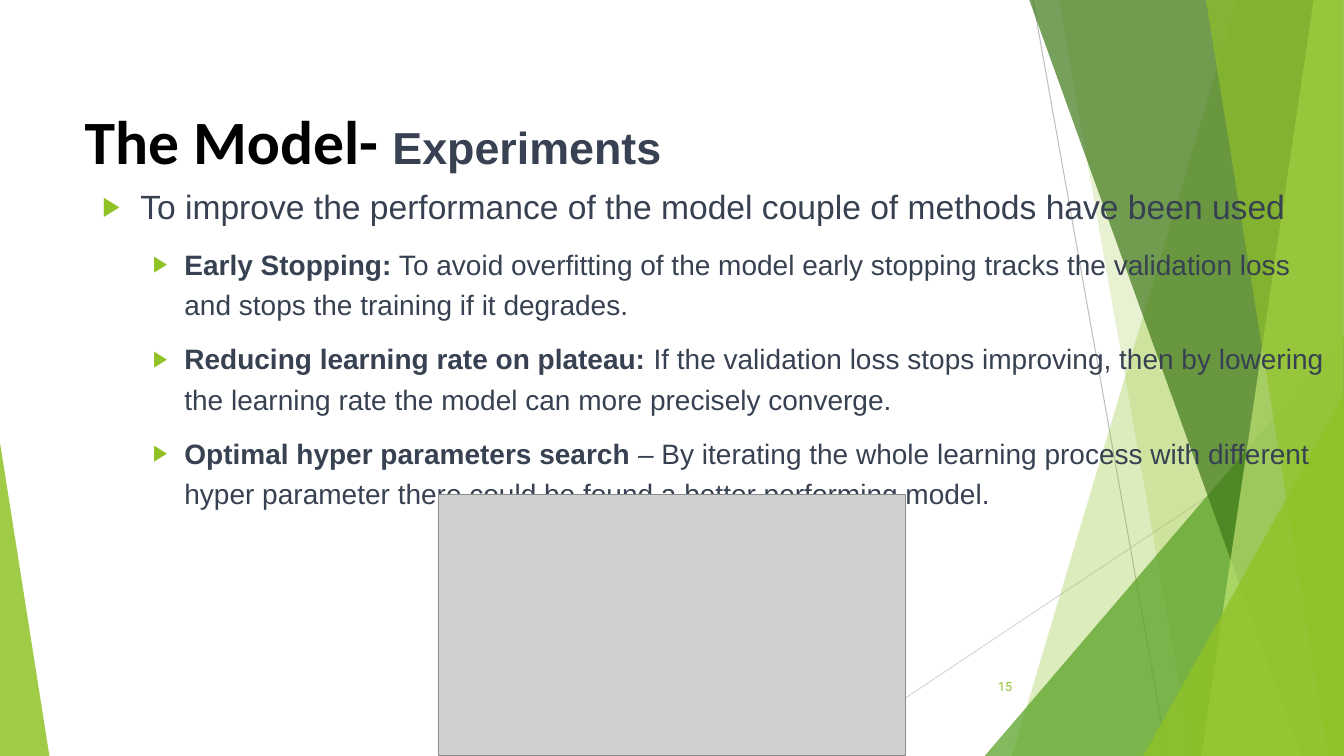
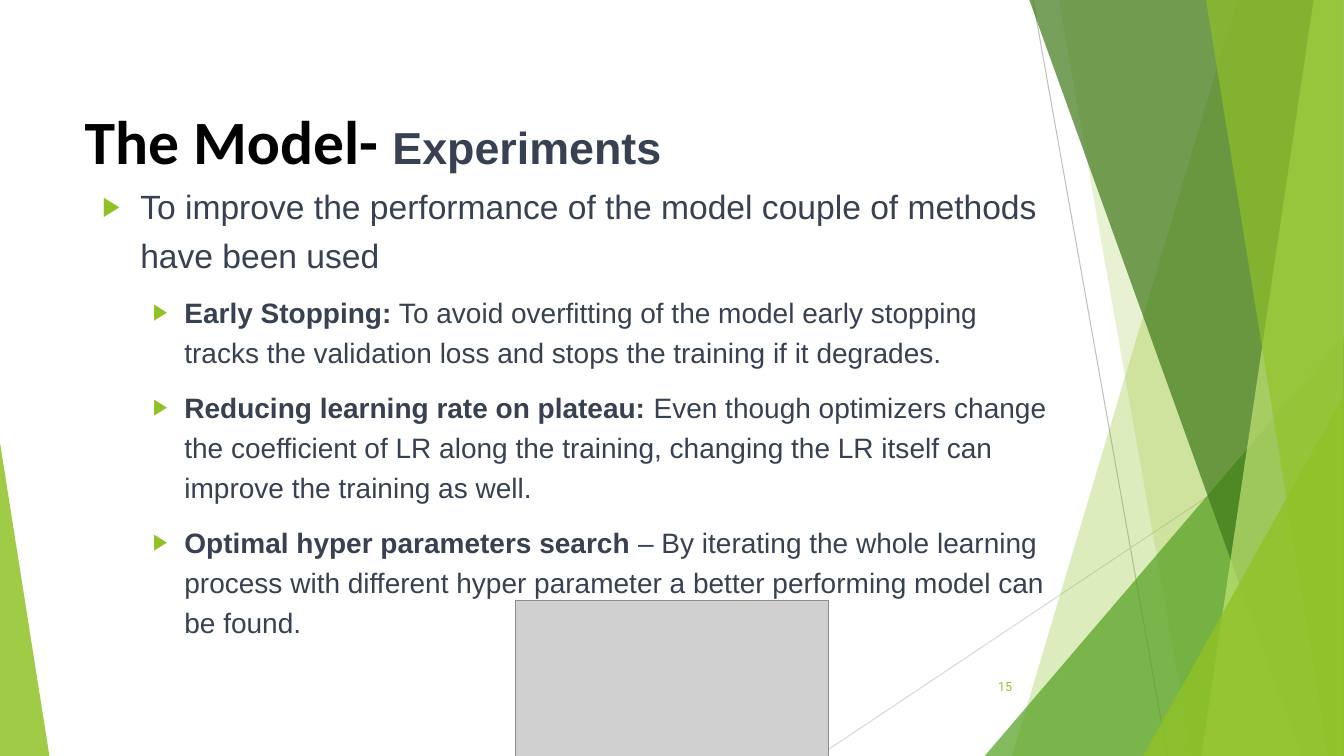
Before and after one commit to AndroZa0812/FacialEmotionRecognition, a slide deck: slide 15 of EmotionDetection.pptx. Drawn at 1344x756 pixels with LibreOffice and Linux fonts; fonts in the diff are those of the drawing; grey boxes stand for pictures. Boxes give left, top, right and bottom in pixels: in the first picture for what was removed or moved away, otherwise in the second. Text is boxed around its words. In the diff, an @@ line names an element or a change of style, - is before the commit and + after.

Commit message:
updated the powerpoint

```diff
--- a/EmotionDetection.pptx
+++ b/EmotionDetection.pptx
@@ text at bbox=[184, 397, 1046, 634]: text changed @@
-  ▶ Reducing learning rate on plateau: If the validation loss stops improving, then by lowering the learning rate the model can more precisely converge.
-  ▶ Optimal hyper parameters search – By iterating the whole learning process with different hyper parameter there could be found a better performing model.
+  ▶ Reducing learning rate on plateau: Even though optimizers change the coefficient of LR along the training, changing the LR itself can improve the training as well.
+  ▶ Optimal hyper parameters search – By iterating the whole learning process with different hyper parameter a better performing model can be found.
@@ picture: place and size @@
-picture at bbox=[439, 494, 905, 756]
+picture at bbox=[515, 601, 829, 756]
```
Also in this commit, not shown: 4 other slides changed, 2 other files.
